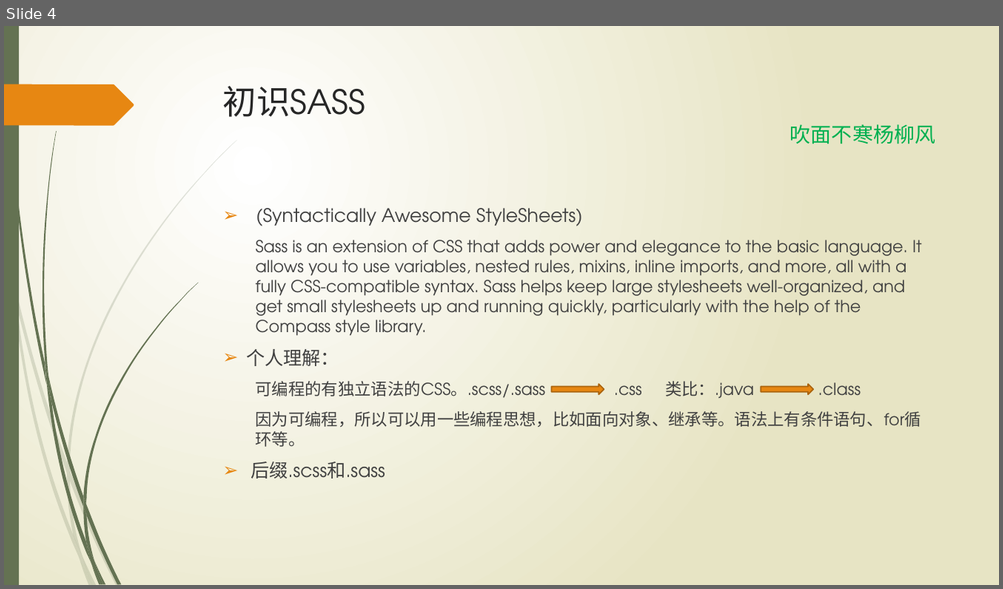
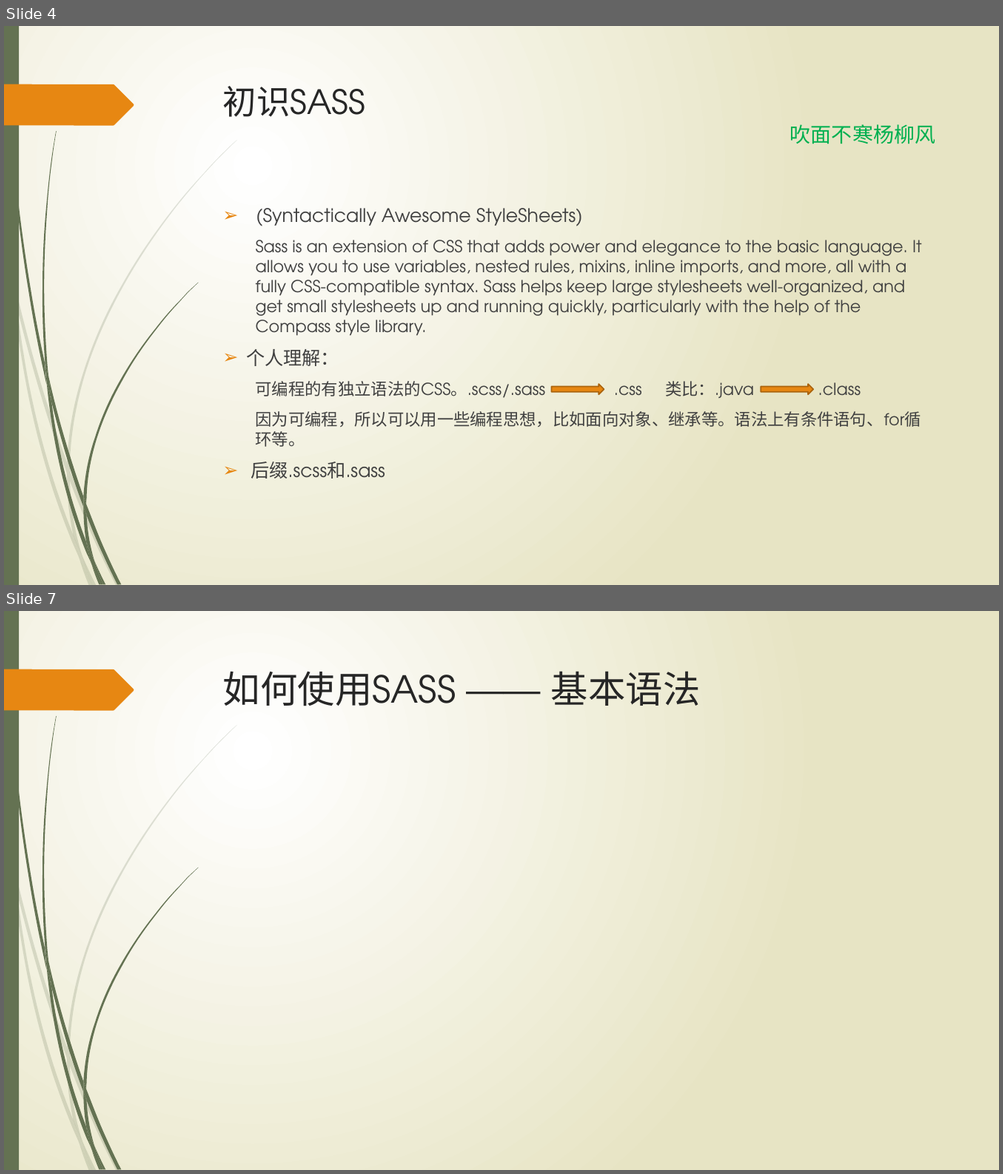
Before and after one commit to wangweihui/sassdemo, a slide deck: SASS愈行愈远.pptx. Shown one above the other, each under a label of ours: slide 4 before the commit, slides 4 and 7 after it; the slides between them are not shown. The pictures are 1003x589 and 1003x1174 pixels, drawn with LibreOffice and Linux fonts; fonts in the diff are those of the drawing. Boxes give left, top, right and bottom in pixels: in the first picture for what was removed or moved away, otherwise in the second. Text is boxed around its words. In the diff, an @@ line names an element or a change of style, - is before the commit and + after.

```diff
--- a/SASS愈行愈远.pptx
+++ b/SASS愈行愈远.pptx
@@ slide 7 added at (4, 611, 999, 1170), background gradient #FFFFFF to #E8E6C4; not listed: 24 template elements that a slide beside it also shows @@
@@ title added at (223, 671, 700, 706), 36 pt, text #262626 @@
+如何使用SASS —— 基本语法
```
Also in this commit, not shown: 2 slides changed, 1 other slide added.
